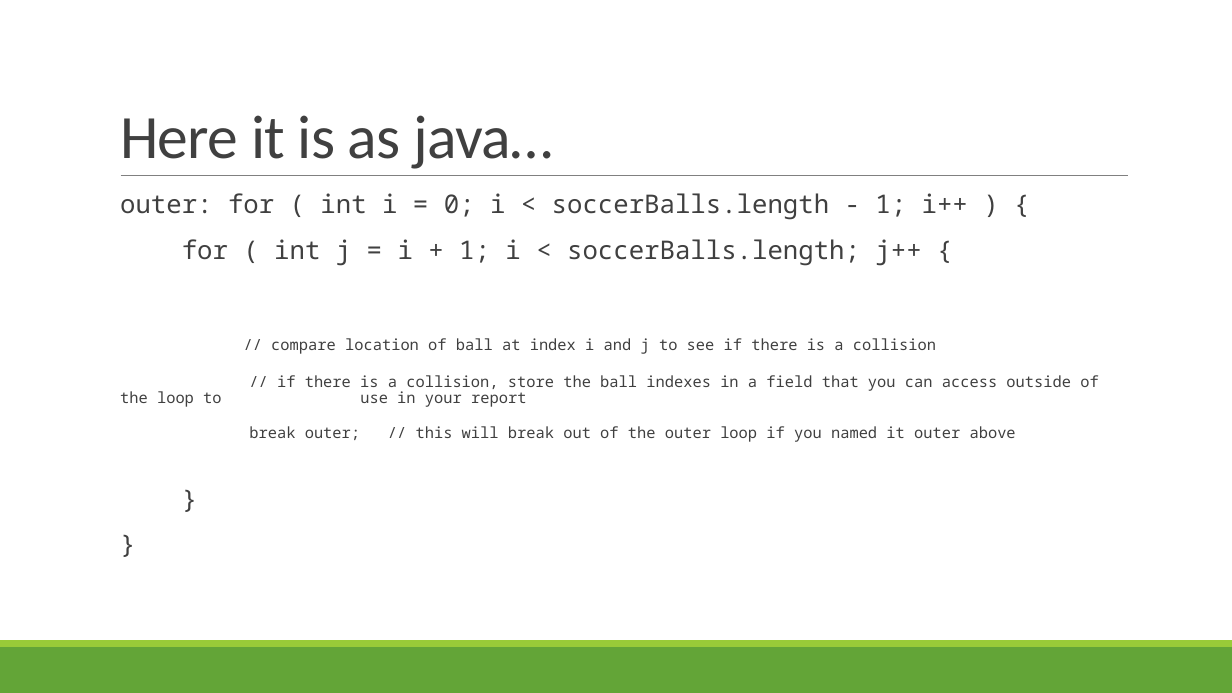
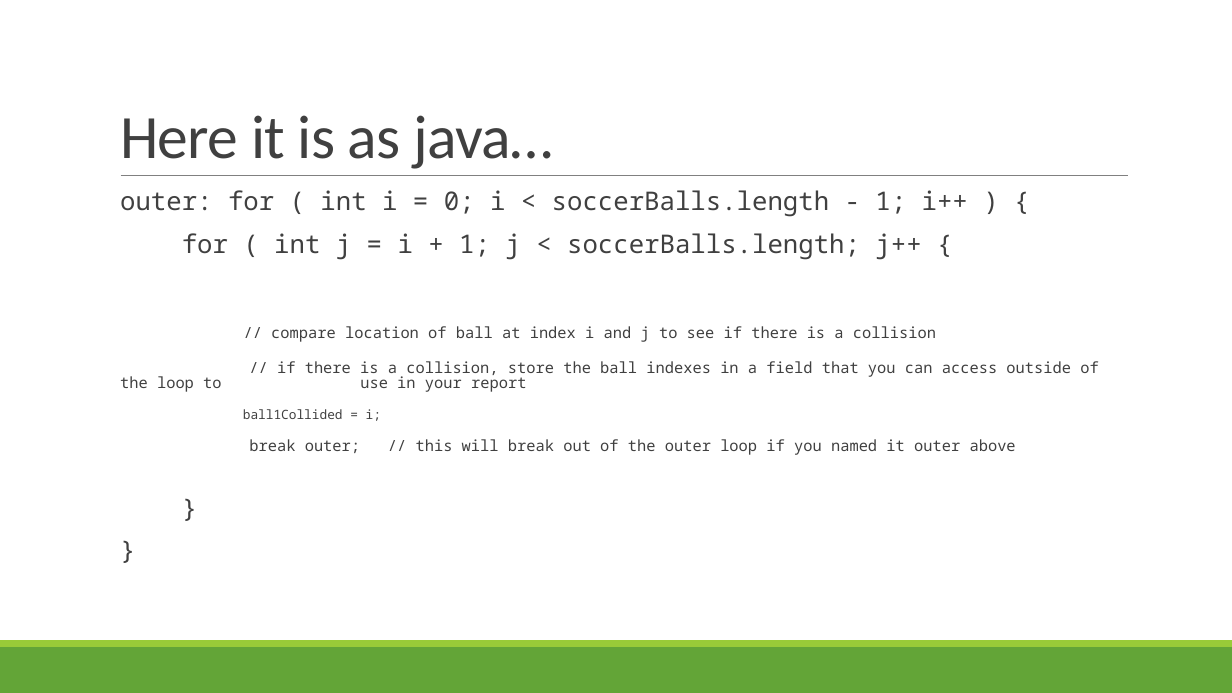
Before and after one commit to aavolo/cmsi186, a slide deck: slide 13 of spring20/assignment04/assignment04 - Part 2.pptx. Drawn at 1232x693 pixels with LibreOffice and Linux fonts; fonts in the diff are those of the drawing. Boxes give left, top, right and bottom in pixels: in the first picture for what was removed or moved away, otherwise in the second. Text is boxed around its words. In the diff, an @@ line names an element or a change of style, - is before the commit and + after.

Commit message:
fix type in loop in powerpoint

```diff
--- a/spring20/assignment04/assignment04 - Part 2.pptx
+++ b/spring20/assignment04/assignment04 - Part 2.pptx
@@ text at [120, 190, 1098, 455]: line spacing 0.9 to 0.8 @@
@@ text at [182, 233, 921, 260]: text changed @@
-  for ( int j = i + 1; i < soccerBalls.length; j++ {
+  for ( int j = i + 1; j < soccerBalls.length; j++ {
@@ text at [243, 409, 381, 421]: paragraph added @@
+  ball1Collided = i;
```
